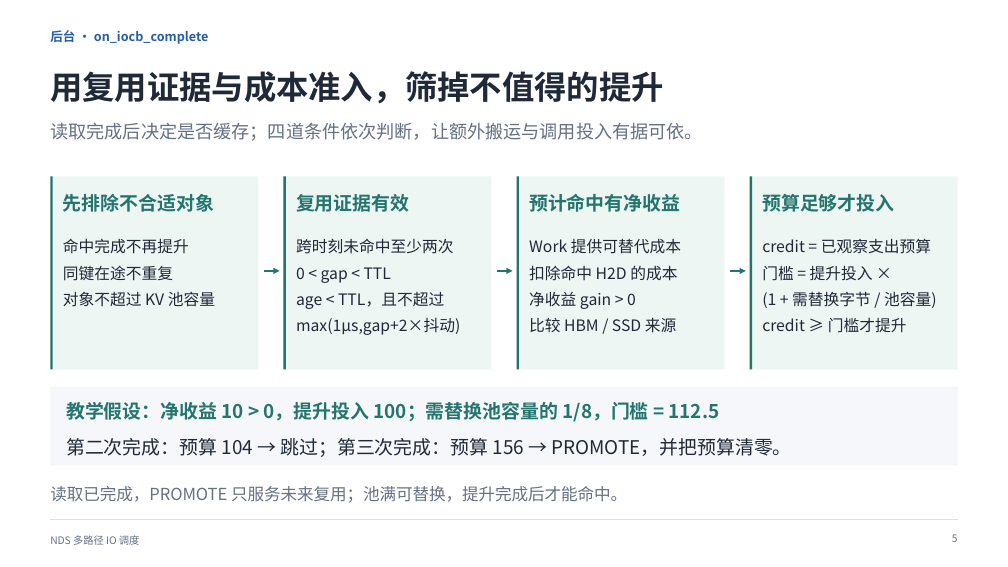
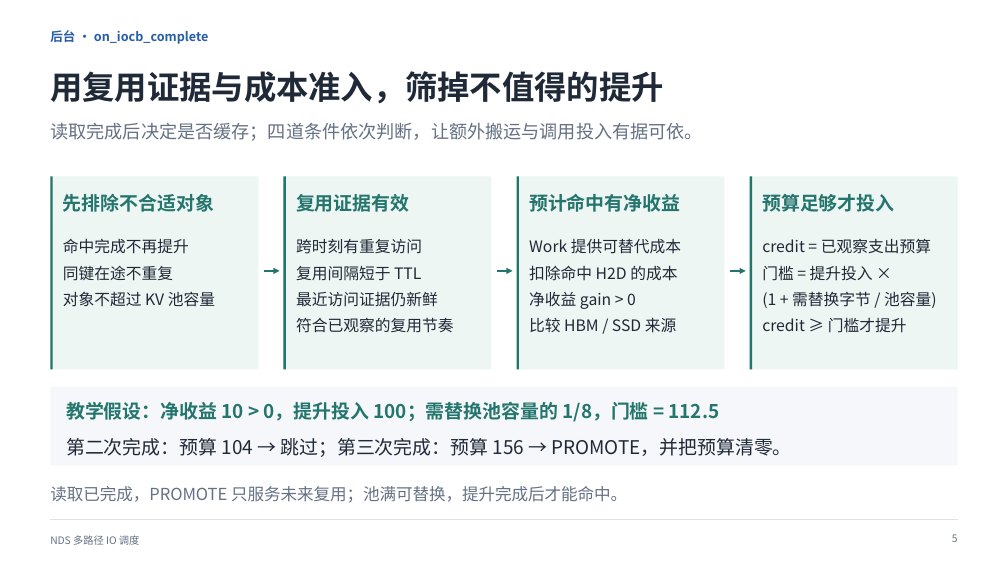
Before and after one commit to dpj135/hackathon, a slide deck: slide 6 of submissions/kaisennhu/07_答辩PPT/答辩介绍.pptx. Drawn at 1008x567 pixels with LibreOffice and Linux fonts; fonts in the diff are those of the drawing. Boxes give left, top, right and bottom in pixels: in the first picture for what was removed or moved away, otherwise in the second. Text is boxed around its words. In the diff, an @@ line names an element or a change of style, - is before the commit and + after.

```diff
--- a/submissions/kaisennhu/07_答辩PPT/答辩介绍.pptx
+++ b/submissions/kaisennhu/07_答辩PPT/答辩介绍.pptx
@@ text at bbox=[296, 239, 453, 333]: text changed @@
-跨时刻未命中至少两次
-0 < gap < TTL
-age < TTL，且不超过
-max(1μs,gap+2×抖动)
+跨时刻有重复访问
+复用间隔短于 TTL
+最近访问证据仍新鲜
+符合已观察的复用节奏
```
Also in this commit, not shown: 2 other slides changed, 2 other files.
